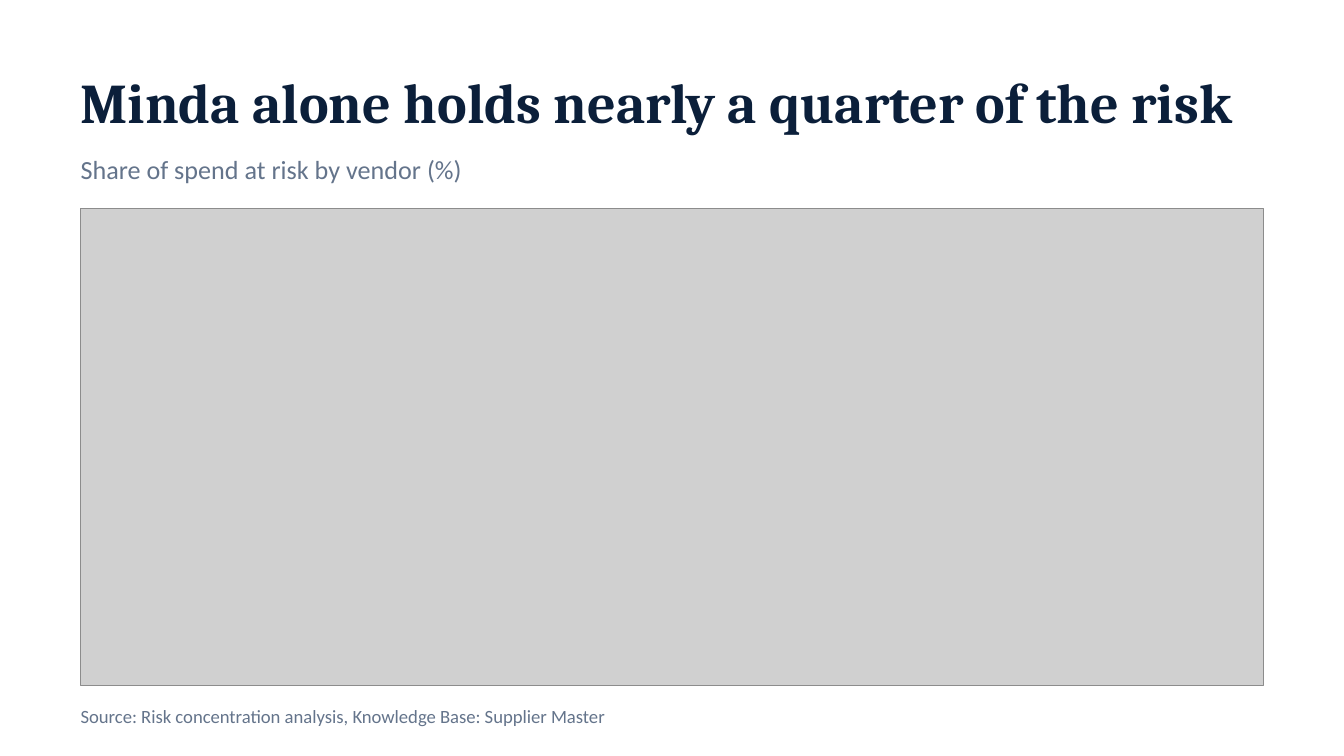
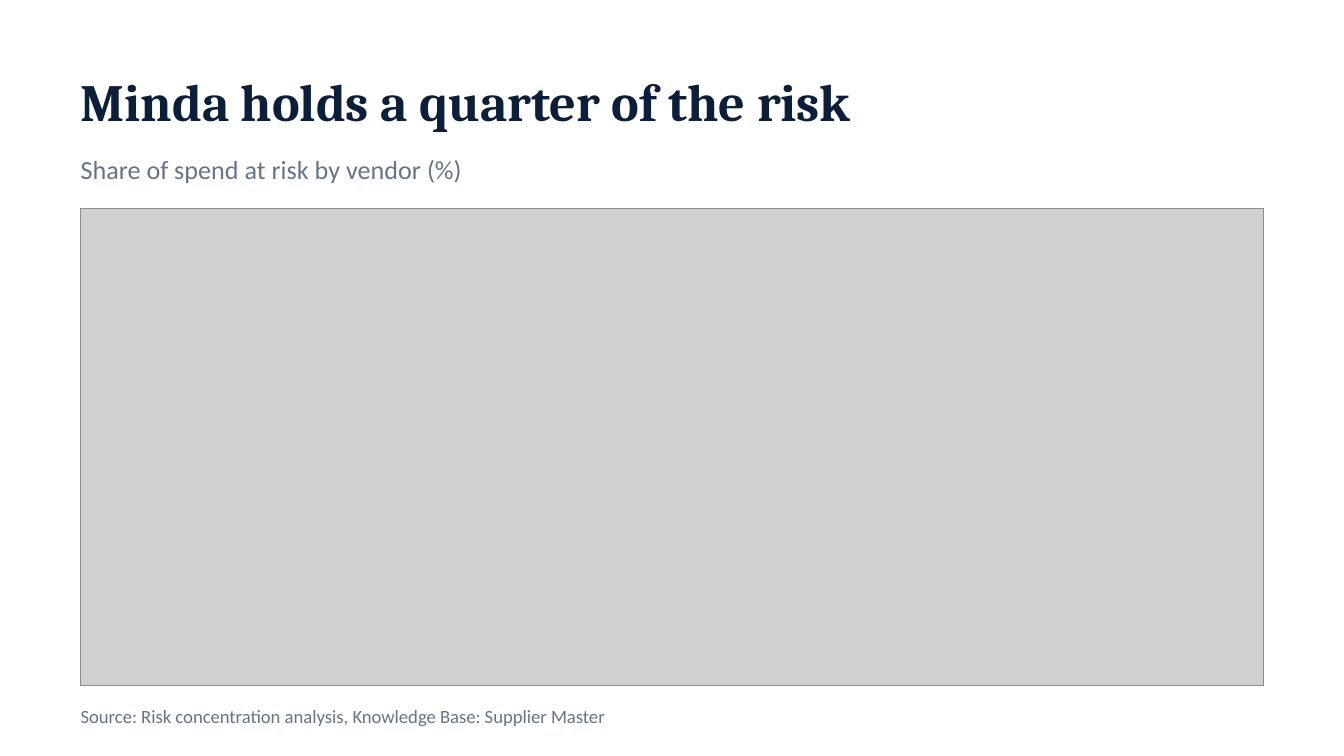
Before and after one commit to ITCDhruvil/SKODA-forecasting-POC, a slide deck: slide 8 of dashboard/public/reports/Auto_Parts_Price_Outlook.pptx. Drawn at 1344x756 pixels with LibreOffice and Linux fonts; fonts in the diff are those of the drawing; grey boxes stand for pictures. Boxes give left, top, right and bottom in pixels: in the first picture for what was removed or moved away, otherwise in the second. Text is boxed around its words. In the diff, an @@ line names an element or a change of style, - is before the commit and + after.

```diff
--- a/dashboard/public/reports/Auto_Parts_Price_Outlook.pptx
+++ b/dashboard/public/reports/Auto_Parts_Price_Outlook.pptx
@@ text at box(81, 84, 851, 132): text changed; size 30 to 28 pt @@
-Minda alone holds nearly a quarter of the risk
+Minda holds a quarter of the risk
```
Also in this commit, not shown: 7 other slides changed, 7 other files.
